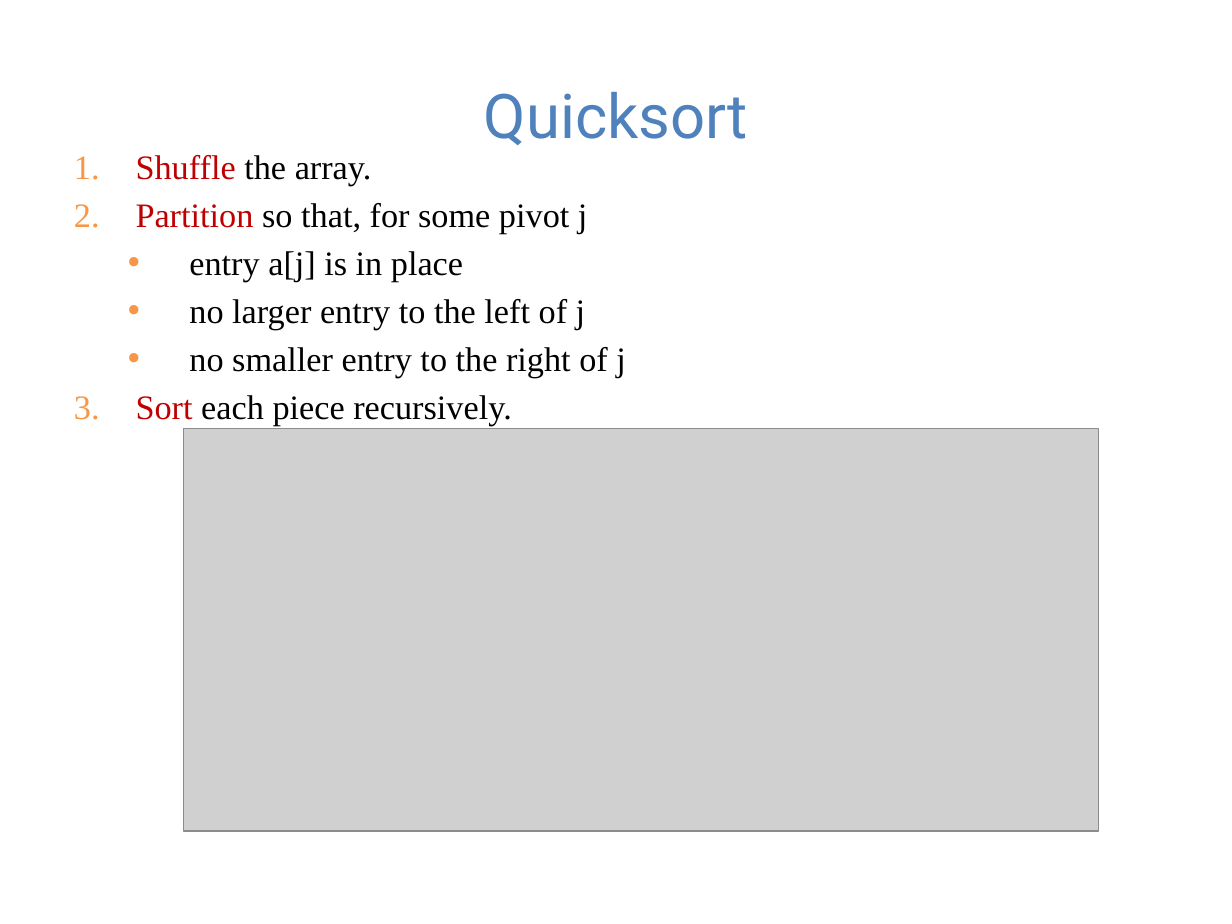
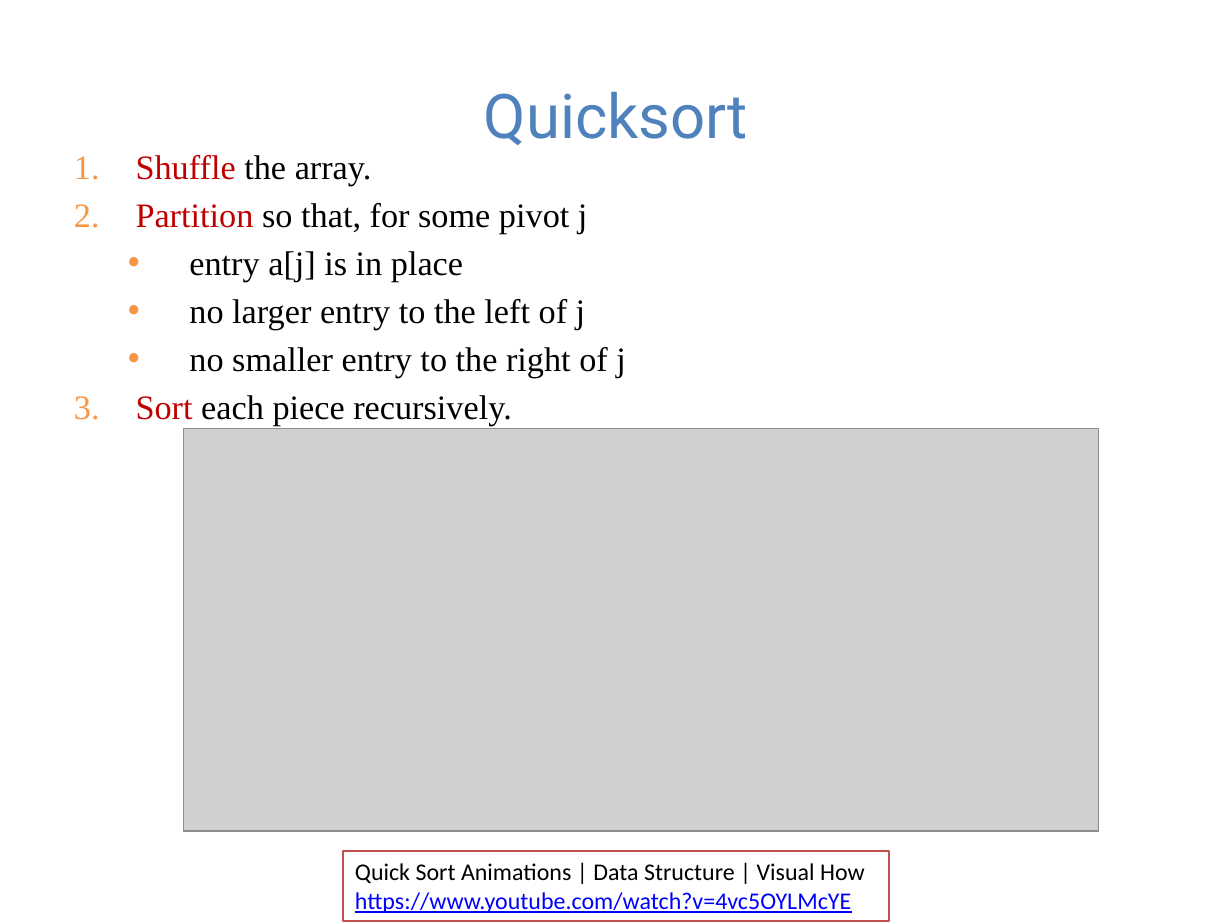
Before and after one commit to guhofstra/CSC111Fa25, a slide deck: slide 18 of PPTs/Lecture 13-sorting algorithms.pptx (slide 20 before the commit). Drawn at 1232x924 pixels with LibreOffice and Linux fonts; fonts in the diff are those of the drawing; grey boxes stand for pictures. Boxes give left, top, right and bottom in pixels: in the first picture for what was removed or moved away, otherwise in the second. Text is boxed around its words. In the diff, an @@ line names an element or a change of style, - is before the commit and + after.

```diff
--- a/PPTs/Lecture 13-sorting algorithms.pptx
+++ b/PPTs/Lecture 13-sorting algorithms.pptx
@@ rectangle added at (x1=342, y1=851, x2=890, y2=922), fill #FFFFFF, outline #C0504D 1 pt, 14 pt, text #000000 @@
+Quick Sort Animations | Data Structure | Visual How
+https://www.youtube.com/watch?v=4vc5OYLMcYE
```
Also in this commit, not shown: 3 other slides changed, 1 slide removed, 6 other files.
